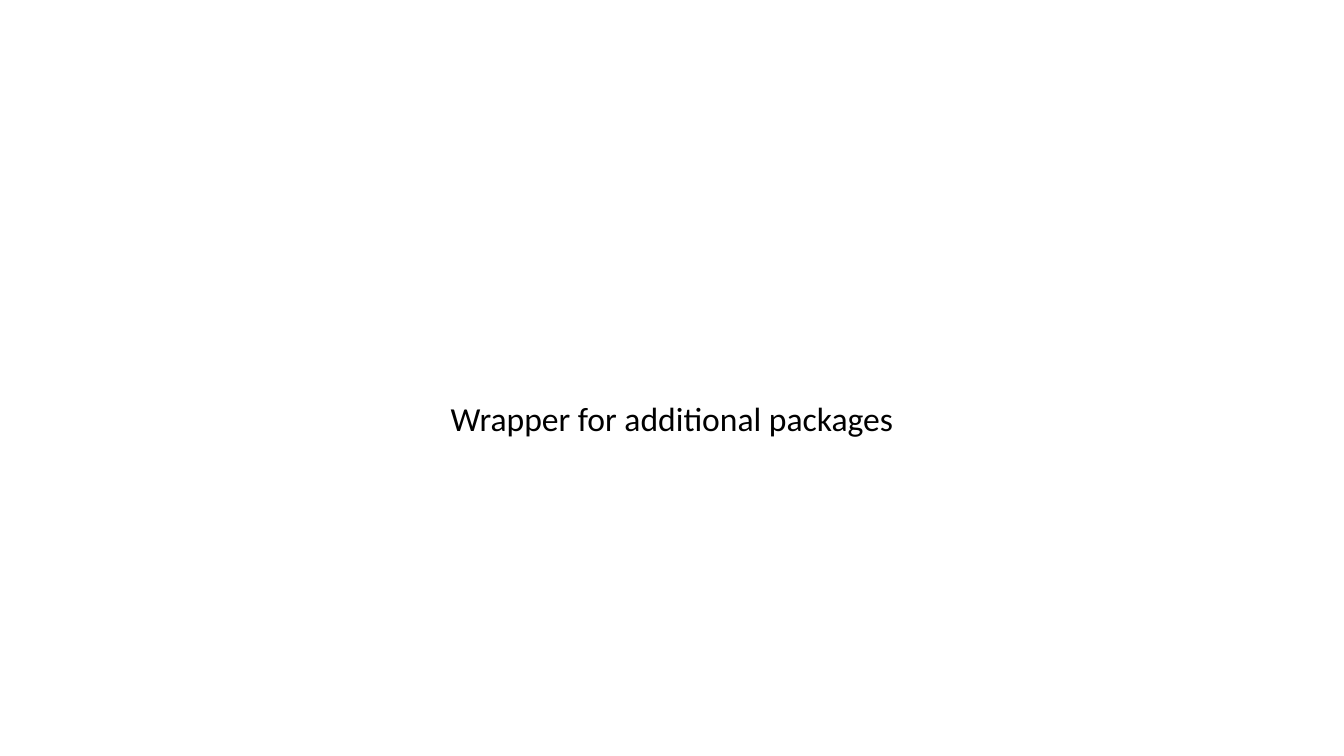
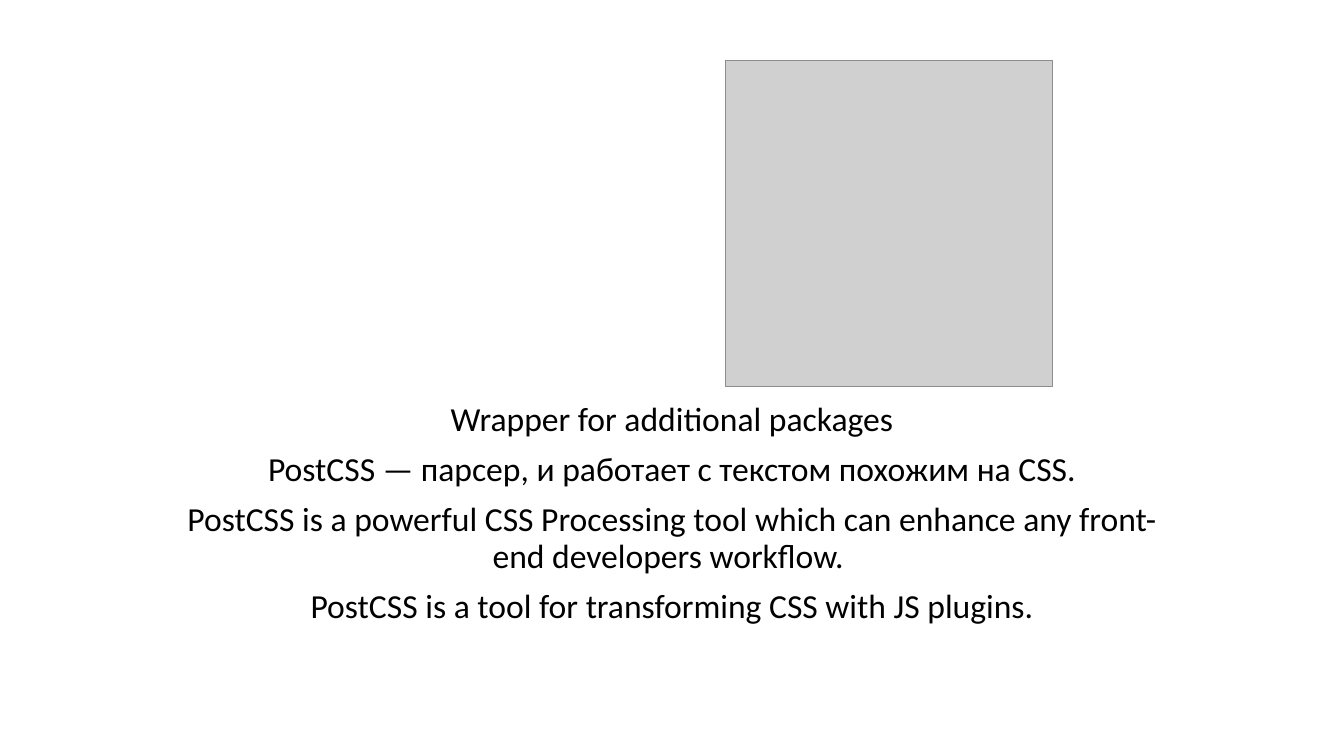
Before and after one commit to v4ku1a/postcss-demo, a slide deck: slide 1 of Presentation1.pptx. Drawn at 1344x756 pixels with LibreOffice and Linux fonts; fonts in the diff are those of the drawing; grey boxes stand for pictures. Boxes give left, top, right and bottom in pixels: in the first picture for what was removed or moved away, otherwise in the second. Text is boxed around its words. In the diff, an @@ line names an element or a change of style, - is before the commit and + after.

```diff
--- a/Presentation1.pptx
+++ b/Presentation1.pptx
@@ picture added at bbox=[726, 60, 1053, 386] @@
@@ subtitle at bbox=[187, 458, 1156, 624]: paragraphs added @@
+PostCSS — парсер, и работает с текстом похожим на CSS.
+PostCSS is a powerful CSS Processing tool which can enhance any front-end developers workflow.
+PostCSS is a tool for transforming CSS with JS plugins.
```
Also in this commit, not shown: 4 slides added, 13 other files.
